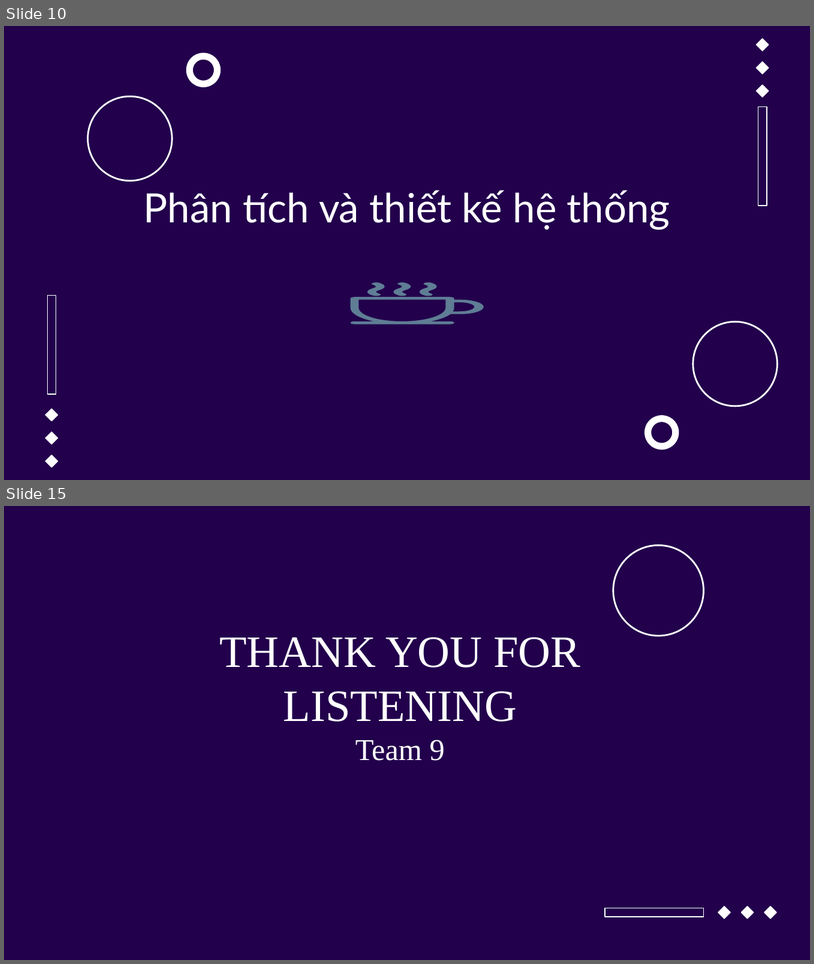
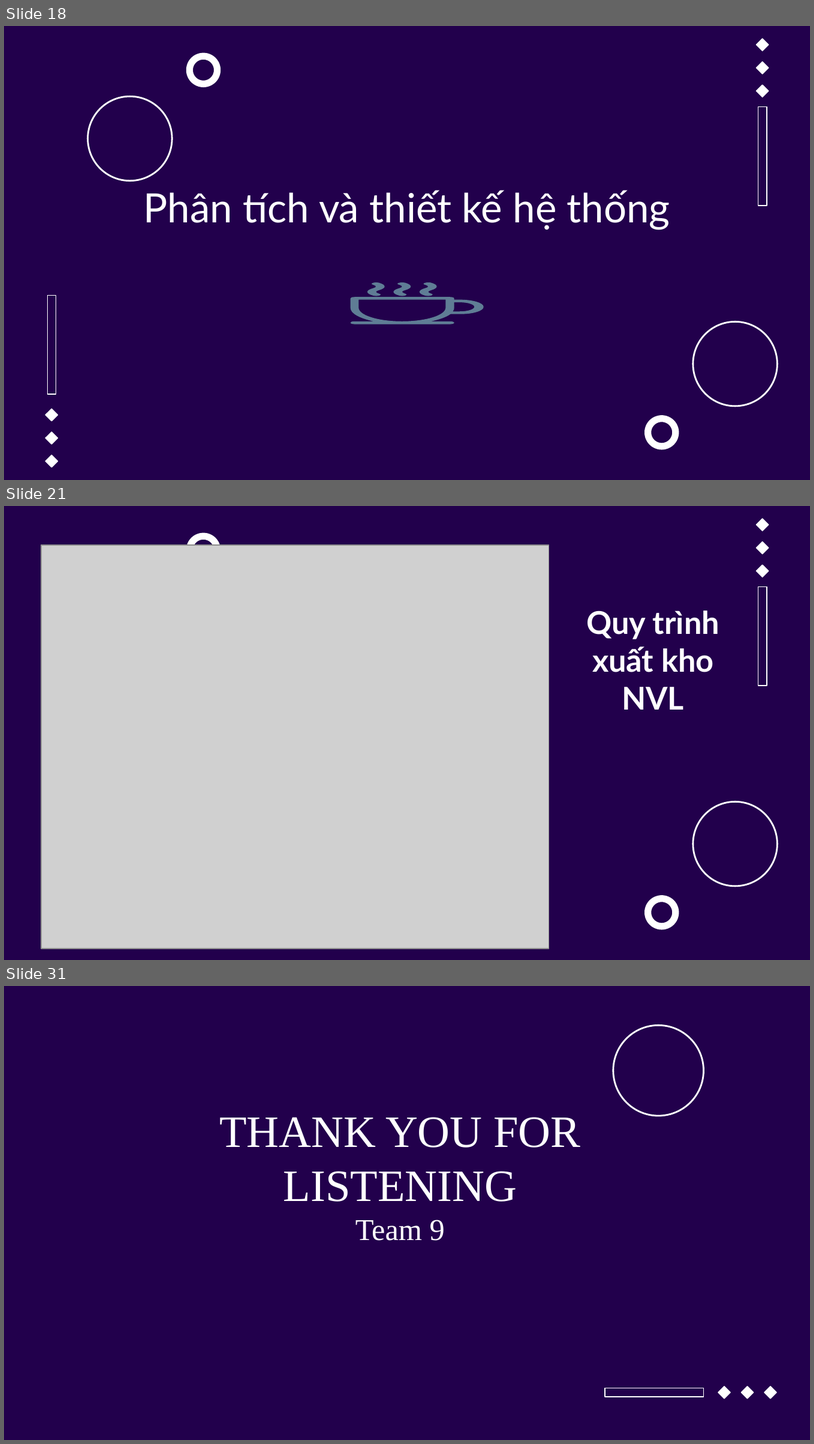
Before and after one commit to manhph81/ERP, a slide deck: 9_ERP.pptx. Shown one above the other, each under a label of ours: slides 10 and 15 before the commit, slides 18, 21 and 31 after it; the slides between them are not shown. The pictures are 814x964 and 814x1444 pixels, drawn with LibreOffice and Linux fonts; fonts in the diff are those of the drawing; grey boxes stand for pictures; background and template pictures are left out. Boxes give left, top, right and bottom in pixels: in the first picture for what was removed or moved away, otherwise in the second. Text is boxed around its words. In the diff, an @@ line names an element or a change of style, - is before the commit and + after.

```diff
--- a/9_ERP.pptx
+++ b/9_ERP.pptx
@@ slide 21 added at [4, 506, 810, 960], background #22004C; not listed: 8 template elements that a slide beside it also shows @@
@@ picture added at [41, 545, 549, 948] @@
@@ title added at [587, 610, 720, 709], 28 pt, text #FFFFFF, bold @@
+Quy trình xuất kho NVL
@@ what was slide 10 is now slide 18 @@
@@ what was slide 15 is now slide 31 @@
```
Also in this commit, not shown: 4 slides changed, 18 other slides added, 3 slides removed, 1 other file.
